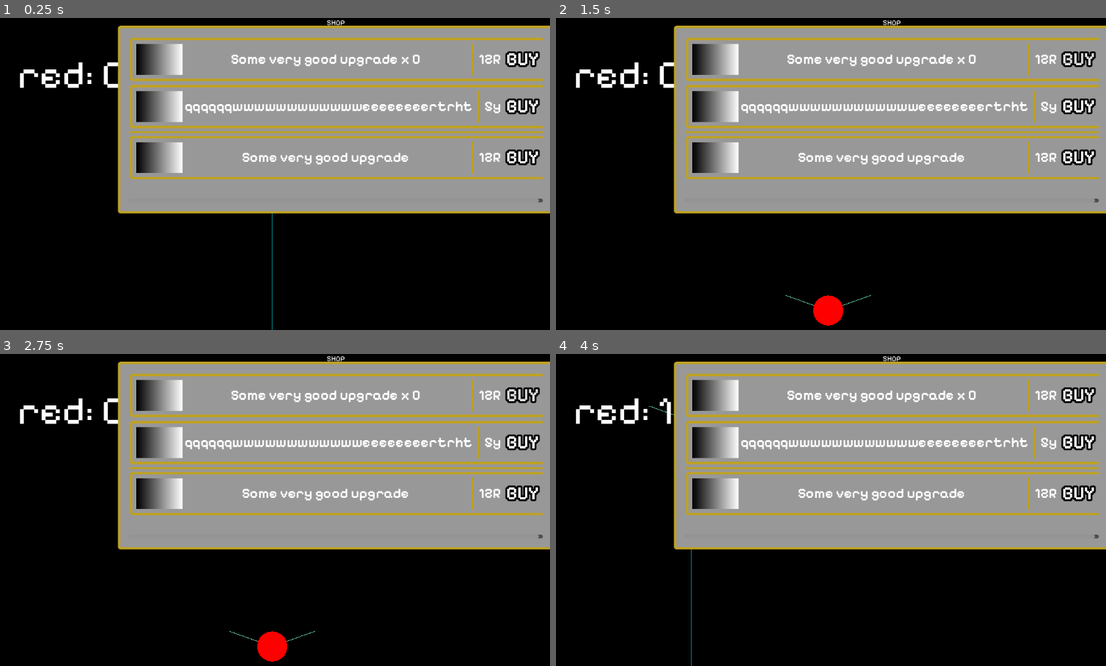
Above: before the commit, frames 1-4 (two rows, left to right).
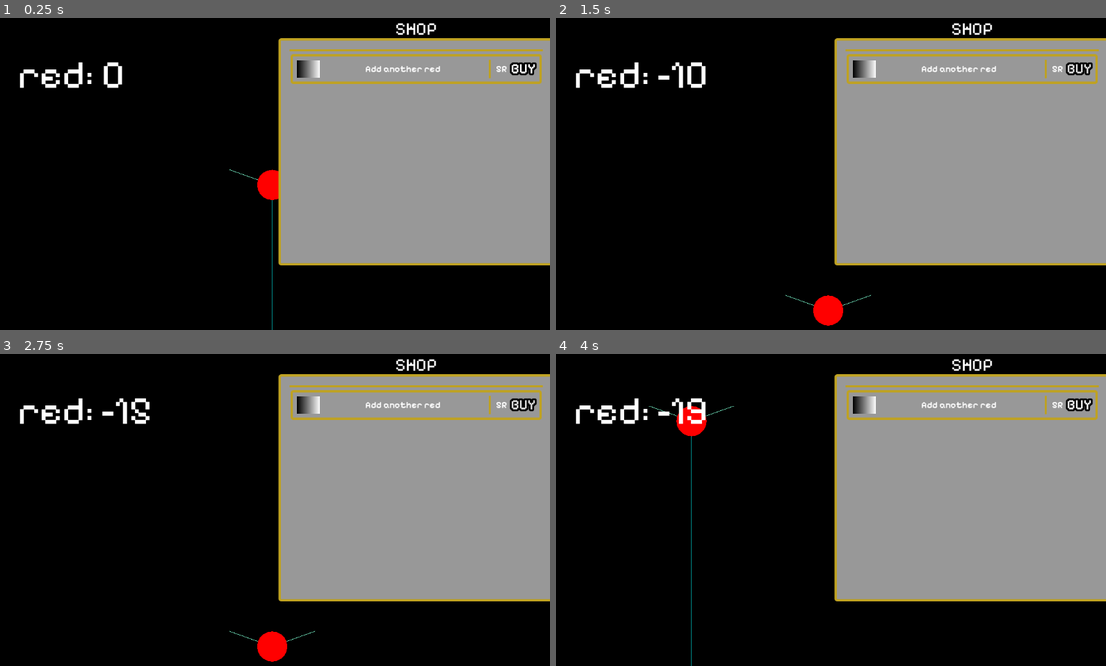
Above: after the commit, the same moments.

Repository: tommyrobot666/gnnerericclicker
Game: Godot game, scene res://game.tscn
Same seed, same stepped clock (60 frames per second), same inputs: the game is played once before the commit and once after it.
Inputs (mouse positions are in pixels of both pictures, inside the frame that each line leads up to):
- Up to frame 1 (0.25 s): no input
- Up to frame 2 (1.5 s): click "BUY" at 0.5 s; click "BUY" at 1.25 s
- Up to frame 3 (2.75 s): click "BUY" at 2 s
- Up to frame 4 (4 s): tap Enter at 2.75 s; move the mouse to (825, 647) at 2.77 s; press the mouse at (825, 647) at 2.78 s; move the mouse to (715, 525) at 3.52 s; release the mouse at (715, 525) at 3.53 s; click (715, 525) at 3.6 s

The runs differ from the first frame. In frame 1, 35% of the frame differs, in the area x 21-100%, y 0-80%; in frame 2, 35%; in frame 3, 35%; in frame 4, 35%, in the area x 18-100%, y 0-80%.

Commit message:
added entry for buying red

Diff:
--- a/collected_resources.gd
+++ b/collected_resources.gd
@@ -40,4 +40,6 @@
 	return output
 
 static func get_amount_bought(key:String) -> int:
-	return 0
+	match key:
+		_:
+			return 0
--- a/game.tscn
+++ b/game.tscn
@@ -1,36 +1,17 @@
-[gd_scene load_steps=14 format=3 uid="uid://cxeja0273xkff"]
+[gd_scene load_steps=9 format=3 uid="uid://cxeja0273xkff"]
 
 [ext_resource type="Script" uid="uid://8f47nhf40v1" path="res://gen_walls.gd" id="1_80nbo"]
 [ext_resource type="Script" uid="uid://ovpx47jlx30u" path="res://color_bit.gd" id="1_e2o6t"]
 [ext_resource type="Script" uid="uid://c4ocgqvic010f" path="res://label.gd" id="3_feb5d"]
 [ext_resource type="Theme" uid="uid://njngowuujv01" path="res://shop_theme.tres" id="4_fc0e3"]
 [ext_resource type="Script" uid="uid://bpkaqhjmnxqb8" path="res://shop.gd" id="5_ryrav"]
-[ext_resource type="Script" uid="uid://drqmnm4703feb" path="res://shop_items_entry.gd" id="6_eow3j"]
-[ext_resource type="PackedScene" uid="uid://dl0vk85lhb1ju" path="res://shop_item.tscn" id="6_ryrav"]
+[ext_resource type="Resource" uid="uid://ohlnpk010e7v" path="res://shop_items.tres" id="6_ryrav"]
 
 [sub_resource type="LabelSettings" id="LabelSettings_e2o6t"]
 font_size = 81
 
-[sub_resource type="Gradient" id="Gradient_j5wjh"]
-
-[sub_resource type="GradientTexture1D" id="GradientTexture1D_vef74"]
-gradient = SubResource("Gradient_j5wjh")
-
-[sub_resource type="Resource" id="Resource_hve3p"]
-script = ExtResource("6_eow3j")
-icon = SubResource("GradientTexture1D_vef74")
-description = "qqqqqqwwwwwwwwwwwweeeeeeeertrht"
-one_time = true
-cost = "5y"
-on_buy_f_name = "print"
-amount_bought_key = ""
-metadata/_custom_type_script = "uid://drqmnm4703feb"
-
-[sub_resource type="Gradient" id="Gradient_feb5d"]
-
-[sub_resource type="GradientTexture2D" id="GradientTexture2D_fc0e3"]
-gradient = SubResource("Gradient_feb5d")
-width = 96
+[sub_resource type="LabelSettings" id="LabelSettings_ryrav"]
+font_size = 37
 
 [node name="Game" type="Node"]
 
@@ -84,13 +65,14 @@
 anchors_preset = 1
 anchor_left = 1.0
 anchor_right = 1.0
-offset_left = -888.0
-offset_bottom = 398.0
+offset_left = -555.0
+offset_bottom = 506.0
 grow_horizontal = 0
 
 [node name="Label" type="Label" parent="CanvasLayer/Control/VBoxContainer"]
 layout_mode = 2
 text = "SHOP"
+label_settings = SubResource("LabelSettings_ryrav")
 horizontal_alignment = 1
 
 [node name="Shop" type="PanelContainer" parent="CanvasLayer/Control/VBoxContainer" node_paths=PackedStringArray("items_parent")]
@@ -98,7 +80,7 @@
 size_flags_vertical = 3
 theme = ExtResource("4_fc0e3")
 script = ExtResource("5_ryrav")
-items = Array[ExtResource("6_eow3j")]([SubResource("Resource_hve3p")])
+items = ExtResource("6_ryrav")
 items_parent = NodePath("MarginContainer/ScrollContainer/VBoxContainer")
 
 [node name="MarginContainer" type="MarginContainer" parent="CanvasLayer/Control/VBoxContainer/Shop"]
@@ -112,44 +94,5 @@
 size_flags_horizontal = 3
 size_flags_vertical = 3
 
-[node name="ShopItem" parent="CanvasLayer/Control/VBoxContainer/Shop/MarginContainer/ScrollContainer/VBoxContainer" instance=ExtResource("6_ryrav")]
-layout_mode = 2
-
 [node name="HSeparator" type="HSeparator" parent="CanvasLayer/Control/VBoxContainer/Shop/MarginContainer/ScrollContainer/VBoxContainer"]
 layout_mode = 2
-
-[node name="ShopItem2" type="MarginContainer" parent="CanvasLayer/Control/VBoxContainer/Shop/MarginContainer/ScrollContainer/VBoxContainer"]
-layout_mode = 2
-
-[node name="PanelContainer" type="PanelContainer" parent="CanvasLayer/Control/VBoxContainer/Shop/MarginContainer/ScrollContainer/VBoxContainer/ShopItem2"]
-layout_mode = 2
-
-[node name="HBoxContainer" type="HBoxContainer" parent="CanvasLayer/Control/VBoxContainer/Shop/MarginContainer/ScrollContainer/VBoxContainer/ShopItem2/PanelContainer"]
-layout_mode = 2
-
-[node name="TextureRect" type="TextureRect" parent="CanvasLayer/Control/VBoxContainer/Shop/MarginContainer/ScrollContainer/VBoxContainer/ShopItem2/PanelContainer/HBoxContainer"]
-custom_minimum_size = Vector2(96, 64)
-layout_mode = 2
-texture = SubResource("GradientTexture2D_fc0e3")
-expand_mode = 1
-stretch_mode = 5
-
-[node name="CenterContainer" type="CenterContainer" parent="CanvasLayer/Control/VBoxContainer/Shop/MarginContainer/ScrollContainer/VBoxContainer/ShopItem2/PanelContainer/HBoxContainer"]
-layout_mode = 2
-size_flags_horizontal = 3
-
-[node name="Label" type="Label" parent="CanvasLayer/Control/VBoxContainer/Shop/MarginContainer/ScrollContainer/VBoxContainer/ShopItem2/PanelContainer/HBoxContainer/CenterContainer"]
-layout_mode = 2
-text = "Some very good upgrade"
-horizontal_alignment = 1
-
-[node name="VSeparator" type="VSeparator" parent="CanvasLayer/Control/VBoxContainer/Shop/MarginContainer/ScrollContainer/VBoxContainer/ShopItem2/PanelContainer/HBoxContainer"]
-layout_mode = 2
-
-[node name="Cost" type="Label" parent="CanvasLayer/Control/VBoxContainer/Shop/MarginContainer/ScrollContainer/VBoxContainer/ShopItem2/PanelContainer/HBoxContainer"]
-layout_mode = 2
-text = "12R "
-
-[node name="Buy" type="Button" parent="CanvasLayer/Control/VBoxContainer/Shop/MarginContainer/ScrollContainer/VBoxContainer/ShopItem2/PanelContainer/HBoxContainer"]
-layout_mode = 2
-text = "BUY"
--- a/shop.gd
+++ b/shop.gd
@@ -2,13 +2,19 @@
 
 const ITEMS_SCENE = preload("res://shop_item.tscn")
 
-@export var items:Array[ShopItemsEntry]
+@export var items:ShopItems
 @export var items_parent:Container
 
-var h_sep_index = 1 # should be 0
+var h_sep_index = 0
 
-func _ready() -> void:
-	for item in items:
+func _process(delta: float) -> void:
+	var i:int = 0
+	while i < items.items.size():
+		var item:ShopItemsEntry = items.items[i]
+		if !item.requirements_meet():
+			i += 1
+			continue
+
 		var item_node:ShopItem = ITEMS_SCENE.instantiate()
 		items_parent.add_child(item_node)
 		item_node.set_data(
@@ -16,8 +22,11 @@
 			item.cost,
 			item.icon,
 			item.get_on_buy(),
-			item.get_amount_bought_supplier()
+			item.get_amount_bought_supplier(),
+			item.one_time
 		)
 		if item.one_time:
 			items_parent.move_child(item_node,h_sep_index)
 			h_sep_index += 1
+		items.items.remove_at(i)
+		i += 1
--- a/shop_item.gd
+++ b/shop_item.gd
@@ -23,17 +23,16 @@
 	set(x):
 		buy = x
 		buy_b.pressed.connect(buy)
-var _queue_free_after_buy:bool = false
+var queue_free_after_buy:bool = false
 
 @warning_ignore("shadowed_variable")
-func set_data(description:String, cost:String, icon:Texture2D, buy:Callable, get_amount_bought:IntSupplier = IntSupplier.new()):
+func set_data(description:String, cost:String, icon:Texture2D, buy:Callable, get_amount_bought:IntSupplier = IntSupplier.new(), queue_free_after_buy:bool=false):
 	self.description = description
 	self.cost = cost
 	self.icon = icon
 	self.buy = buy
 	self.get_amount_bought = get_amount_bought
-	if !get_amount_bought.is_valid():
-		_queue_free_after_buy = true
+	self.queue_free_after_buy = queue_free_after_buy
 
 func update_amount_bought():
 	assert(get_amount_bought != null)
@@ -42,5 +41,5 @@
 		self.label.text = "%s x %d" % [description, amount_bought]
 
 func _on_buy_pressed():
-	if _queue_free_after_buy:
+	if queue_free_after_buy:
 		queue_free()
--- a/shop_item.tscn
+++ b/shop_item.tscn
@@ -18,7 +18,7 @@
 layout_mode = 2
 
 [node name="TextureRect" type="TextureRect" parent="PanelContainer/HBoxContainer"]
-custom_minimum_size = Vector2(96, 64)
+custom_minimum_size = Vector2(48, 32)
 layout_mode = 2
 texture = SubResource("GradientTexture2D_fc0e3")
 expand_mode = 1
--- a/shop_item_buy_events.gd
+++ b/shop_item_buy_events.gd
@@ -1,2 +1,6 @@
 class_name ShopItemBuyEvents
 extends Node
+
+static func buy_red():
+	CollectedResources.change_color(CollectedResources.Colors.RED,-5)
+	print("item bought")
--- /dev/null
+++ b/shop_items.gd
@@ -0,0 +1,4 @@
+class_name ShopItems
+extends Resource
+
+@export var items:Array[ShopItemsEntry]
--- /dev/null
+++ b/shop_items.tres
@@ -0,0 +1,26 @@
+[gd_resource type="Resource" script_class="ShopItems" load_steps=6 format=3 uid="uid://ohlnpk010e7v"]
+
+[ext_resource type="Script" uid="uid://drqmnm4703feb" path="res://shop_items_entry.gd" id="1_rorbo"]
+[ext_resource type="Script" uid="uid://brqu3tsyutqho" path="res://shop_items.gd" id="2_w1iqk"]
+
+[sub_resource type="Gradient" id="Gradient_rorbo"]
+
+[sub_resource type="GradientTexture1D" id="GradientTexture1D_w1iqk"]
+gradient = SubResource("Gradient_rorbo")
+
+[sub_resource type="Resource" id="Resource_rorbo"]
+script = ExtResource("1_rorbo")
+icon = SubResource("GradientTexture1D_w1iqk")
+description = "Add another red"
+one_time = false
+dont_show_amount_bought = true
+cost = "5R"
+on_buy_f_name = "buy_red"
+amount_bought_key = ""
+simple_requirement = Dictionary[int, int]({})
+metadata/_custom_type_script = "uid://drqmnm4703feb"
+
+[resource]
+script = ExtResource("2_w1iqk")
+items = Array[ExtResource("1_rorbo")]([SubResource("Resource_rorbo")])
+metadata/_custom_type_script = "uid://brqu3tsyutqho"
--- a/shop_items_entry.gd
+++ b/shop_items_entry.gd
@@ -1,21 +1,34 @@
-class_name ShopItemsEntry # extend to change amount_bought_supplier
+class_name ShopItemsEntry # extend to change requirements and amount_bought_supplier
 extends Resource
 
 @export var icon:Texture2D
 @export_multiline var description:String
 @export var one_time:bool
+@export var dont_show_amount_bought:bool
 @export var cost:String
 @export var on_buy_f_name:String
 @export var amount_bought_key:String
+@export var simple_requirement:Dictionary[CollectedResources.Colors,int]
 
 func get_on_buy() -> Callable:
 	return Callable(ShopItemBuyEvents,on_buy_f_name)
 
 func get_amount_bought_supplier() -> IntSupplier:
-	if one_time:
+	if one_time || dont_show_amount_bought:
 		return IntSupplier.new()
 	else:
 		return IntSupplier.new(
 			func():
 				return CollectedResources.get_amount_bought(amount_bought_key)
 		)
+
+func requirements_meet() -> bool:
+	if simple_requirement == null:
+		return true
+
+	for color in simple_requirement.keys():
+		var amount_needed:int = simple_requirement.get(color,0)
+		if amount_needed > CollectedResources.get_color(color):
+			return false
+
+	return true
--- a/shop_theme.tres
+++ b/shop_theme.tres
@@ -40,7 +40,7 @@
 Button/colors/font_color = Color(1, 1, 1, 1)
 Button/colors/font_hover_color = Color(0.87451, 0.87451, 0.87451, 1)
 Button/constants/outline_size = 15
-Button/font_sizes/font_size = 39
+Button/font_sizes/font_size = 29
 Button/fonts/font = ExtResource("1_puy5r")
 Button/styles/disabled = SubResource("StyleBoxEmpty_w7j51")
 Button/styles/focus = SubResource("StyleBoxEmpty_puy5r")
@@ -48,7 +48,7 @@
 Button/styles/normal = SubResource("StyleBoxEmpty_een4j")
 Button/styles/pressed = SubResource("StyleBoxEmpty_qq51f")
 HSeparator/styles/separator = SubResource("StyleBoxLine_gow0e")
-Label/font_sizes/font_size = 29
+Label/font_sizes/font_size = 19
 Label/fonts/font = ExtResource("1_puy5r")
 MarginContainer/constants/margin_bottom = 10
 MarginContainer/constants/margin_left = 10
Not shown, added: shop_items.gd.uid
